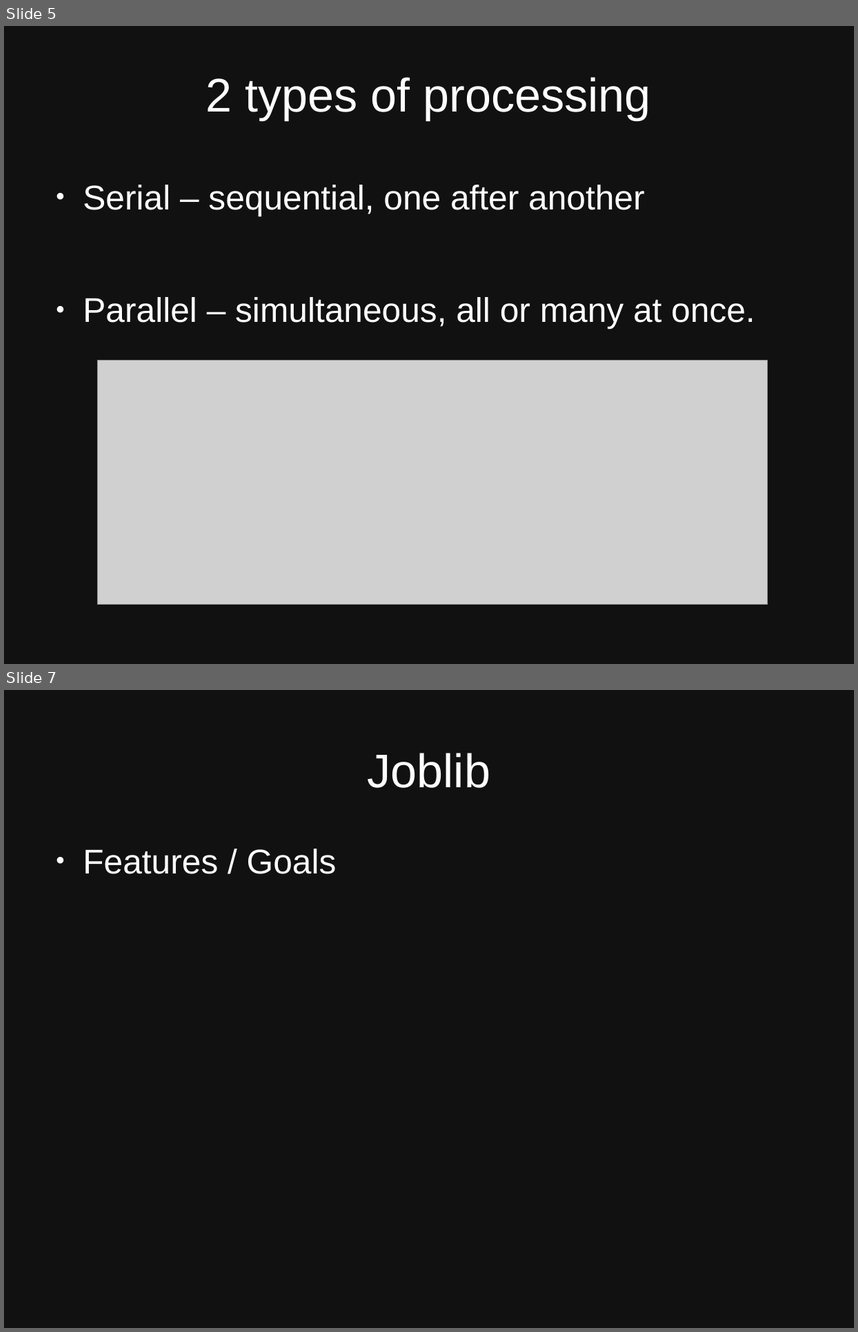
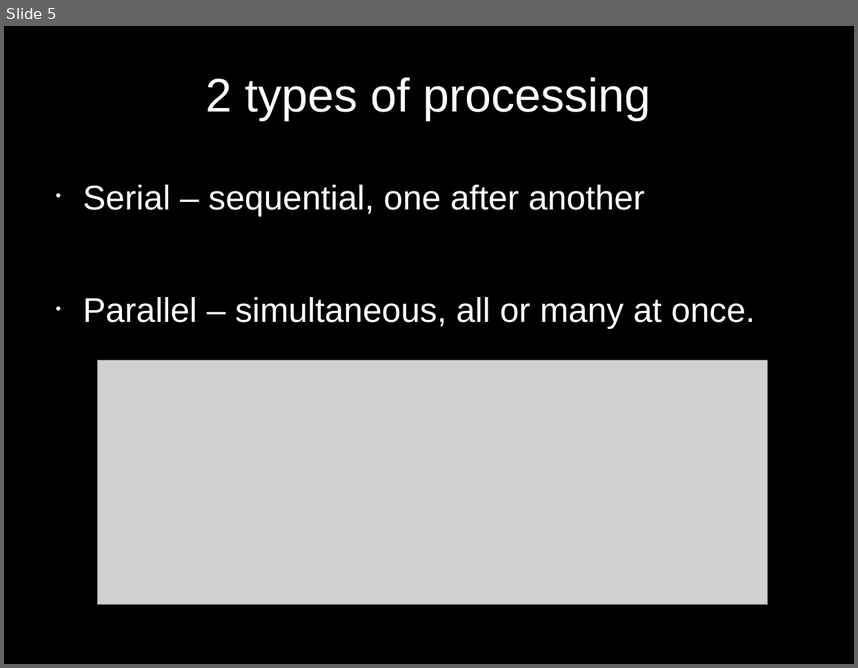
Before and after one commit to jason-neal/PC_Joblib_parrallelization, a slide deck: Embarisingly Parallel.odp. Shown one above the other, each under a label of ours: slides 5 and 7 before the commit, slide 5 after it; the slides between them are not shown. The pictures are 858x1332 and 858x668 pixels, drawn with LibreOffice and Linux fonts; fonts in the diff are those of the drawing; grey boxes stand for pictures. Boxes give left, top, right and bottom in pixels: in the first picture for what was removed or moved away, otherwise in the second. Text is boxed around its words. In the diff, an @@ line names an element or a change of style, - is before the commit and + after.

```diff
--- a/Embarisingly Parallel.odp
+++ b/Embarisingly Parallel.odp
@@ slide 7 removed at [4,690,854,1328], background #111111 @@
@@ title removed at [368,753,490,788] @@
-Joblib
@@ text removed at [83,849,337,874] @@
-● Features / Goals
@@ slide 5 changed as well @@
@@ background #111111 to #000000 @@
@@ text "Serial – sequential, one after ..." at [83,185,755,328]: bullet ● to • @@
```
Also in this commit, not shown: 3 other slides changed, 12 slides added, 3 other slides removed, 4 other files.
